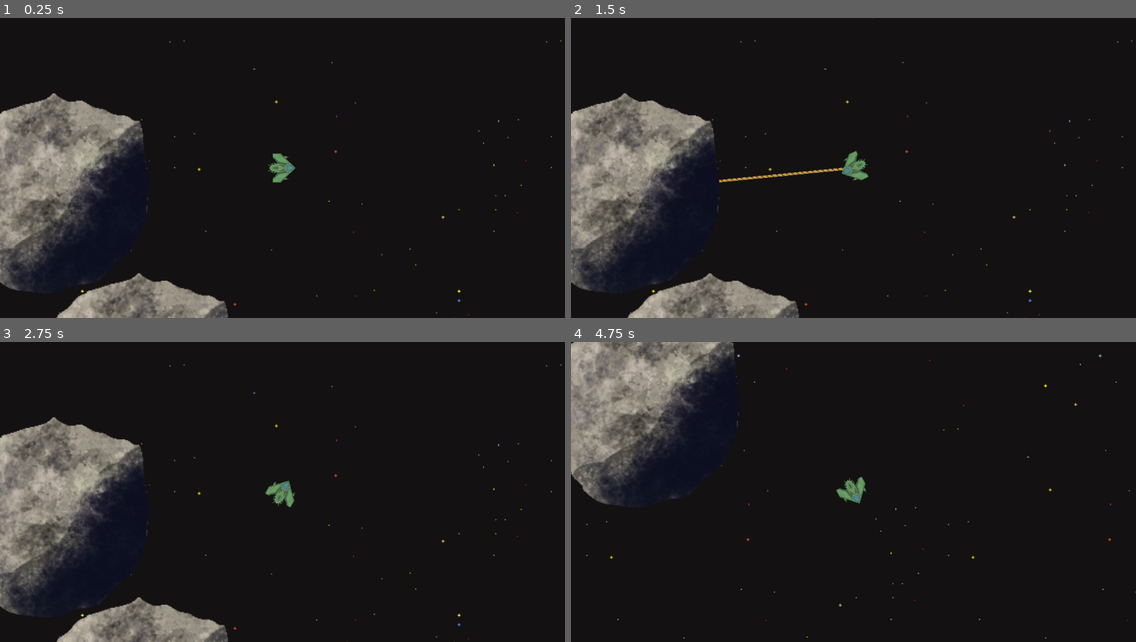
Above: before the commit, frames 1-4 (two rows, left to right).
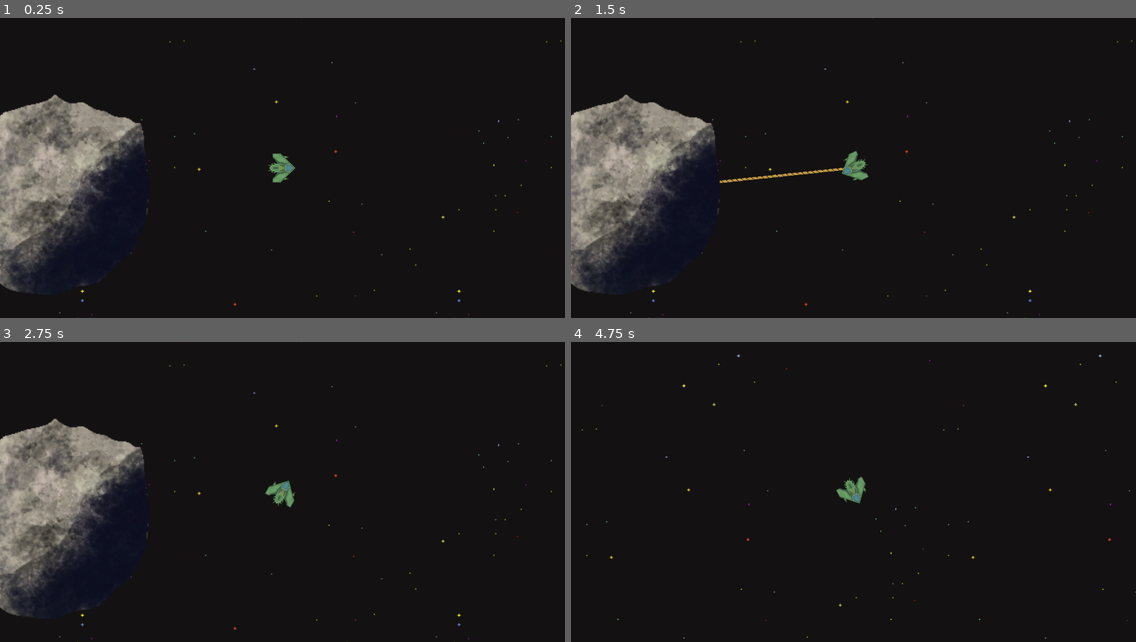
Above: after the commit, the same moments.

Repository: Vassily-Petrousevitch/GalacticHeist
Game: Godot game, scene res://main.tscn
The game is run twice, just before and just after one commit, with the same random seed, the same clock (stepped at 60 frames per second) and the same inputs.
Inputs (mouse positions are in pixels of both pictures, inside the frame that each line leads up to):
- Up to frame 1 (0.25 s): no input
- Up to frame 2 (1.5 s): tap Enter at 0.5 s; move the mouse to (610, 192) at 0.52 s; hold D (rotate_right) 0.53-1.28 s; right-click (610, 192) at 0.6 s; move the mouse to (740, 183) at 1.27 s; hold S (brake) from 1.28 s (still down); click (740, 183) at 1.35 s
- Up to frame 3 (2.75 s): tap Space at 2 s; move the mouse to (339, 426) at 2.02 s; release S (brake) at 2.03 s; hold D (rotate_right) from 2.03 s (still down); right-click (339, 426) at 2.1 s
- Up to frame 4 (4.75 s): move the mouse to (825, 552) at 2.77 s; release D (rotate_right) at 2.78 s; hold W (accelerate) 2.78-3.53 s; click (825, 552) at 2.85 s; move the mouse to (1023, 537) at 3.52 s; hold A (rotate_left) from 3.53 s (still down); right-click (1023, 537) at 3.6 s; move the mouse to (684, 447) at 4.27 s; click (684, 447) at 4.35 s

The runs differ from the first frame. In frame 1, 3.9% of the frame differs, in the area x 0-41%, y 25-100%; in frame 2, 4.0%; in frame 3, 3.9%; in frame 4, 10%, in the area x 0-30%, y 0-55%.

Commit message:
fixed small asteroids, added player asteroid impulse

Diff:
--- a/entities/asteroid.gd
+++ b/entities/asteroid.gd
@@ -9,10 +9,6 @@
 func _ready():
 	pass
 
-# Called every frame. 'delta' is the elapsed time since the previous frame.
-func _process(delta):
-	pass
-
 func _on_body_entered(body):
 	if body.name == "Player":
 		body.velocity = self.linear_velocity * asteroid_player_impulse
--- a/entities/asteroid.tscn
+++ b/entities/asteroid.tscn
@@ -21,4 +21,3 @@
 polygon = PackedVector2Array(30.5, -99, 38.7, -99, 48, -100.3, 48, -98.3, 78.3, -85, 82.2, -85, 96, -82.7, 96, -81.4, 1 …(513 unchanged characters)…
 
 [connection signal="body_entered" from="." to="." method="_on_body_entered"]
-[connection signal="mouse_entered" from="." to="." method="_on_mouse_entered"]
--- a/entities/player.gd
+++ b/entities/player.gd
@@ -7,6 +7,7 @@
 const brake_accel = 0.15
 
 # Collision parameters
+const ship_weight = 8
 const ship_bounceback = 0.25
 var stunned = false
 
@@ -27,6 +28,10 @@
 		get_input()
 	var col = move_and_collide(velocity * delta)
 	if col:
+		# Bounce the asteroid (or whatever the ship ran into)
+		var impulse = -ship_weight * col.get_normal() * velocity.length()
+		col.get_collider().apply_impulse(impulse)
+		# The ship should also get bounced
 		velocity = velocity.bounce(col.get_normal()) * ship_bounceback
 		get_stunned_idiot()
 
--- a/main.gd
+++ b/main.gd
@@ -3,10 +3,18 @@
 const map_width = 5000
 const map_height = 5000
 
-# chance to spawn a (big) asteroid every x pixels
-const asteroid_density = 500
-# probability of asteroid spawning
-const asteroid_chance = 0.3
+# Minimum space between big asteroids (pixels)
+const asteroid_density = 1000
+
+# probability of big asteroid spawning
+const asteroid_chance = 0.2
+
+# Number of small asteroids near the big asteroid (min/max)
+const small_asteroid_min = 1
+const small_asteroid_max = 10
+
+# How far the small asteroids can spawn from the big asteroid
+const small_asteroid_dist = 400
 
 # Called when the node enters the scene tree for the first time.
 func _ready():
@@ -17,25 +25,38 @@
 func new_asteroid(scale_factor: float):
 	var asteroid = preload("res://entities/asteroid.tscn")
 	var asteroid_instance = asteroid.instantiate()
-	asteroid_instance.scale.x *= scale_factor
-	asteroid_instance.scale.y *= scale_factor
+
+	# Scale down child entities (rigid body scaling is weird)
+	for child in asteroid_instance.get_children():
+		if child is Node2D:
+			child.scale *= scale_factor
+			child.transform.origin *= scale_factor
+
 	# Set asteroid mass as a function of its scale (big asteroid = heavy)
-	asteroid_instance.mass = (asteroid_instance.scale.x + asteroid_instance.scale.y) / 2 * 100
+	asteroid_instance.mass = scale_factor * 100
 	return asteroid_instance
 
+
 func generate_asteroids():
-	# TODO: give asteroids some small, random initial rotational/linear speed
-
 	randomize()
 	# Every 500 pixels in the playable area, a big asteroid might spawn
 	for x in range(-map_width, map_width, 500):
 		for y in range(-map_height, map_height, 500):
 			if (randf() <= asteroid_chance):
-				var location = Vector2()
+				# Make a big asteroid at the current location
 				var asteroid_instance = new_asteroid(1)
 				asteroid_instance.position = Vector2(x, y)
 				add_child(asteroid_instance)
 
+				# Make smaller asteroids near the big one
+				for i in randi_range(1, 3):
+					var small_x = randi_range(x-small_asteroid_dist, x+small_asteroid_dist)
+					var small_y = randi_range(y-small_asteroid_dist, y+small_asteroid_dist)
+
+					var small_asteroid_instance = new_asteroid(randf_range(0.10, 0.30))
+					small_asteroid_instance.position = Vector2(small_x, small_y)
+					add_child(small_asteroid_instance)
+
 # Called every frame. 'delta' is the elapsed time since the previous frame.
 func _process(_delta):
 	pass
